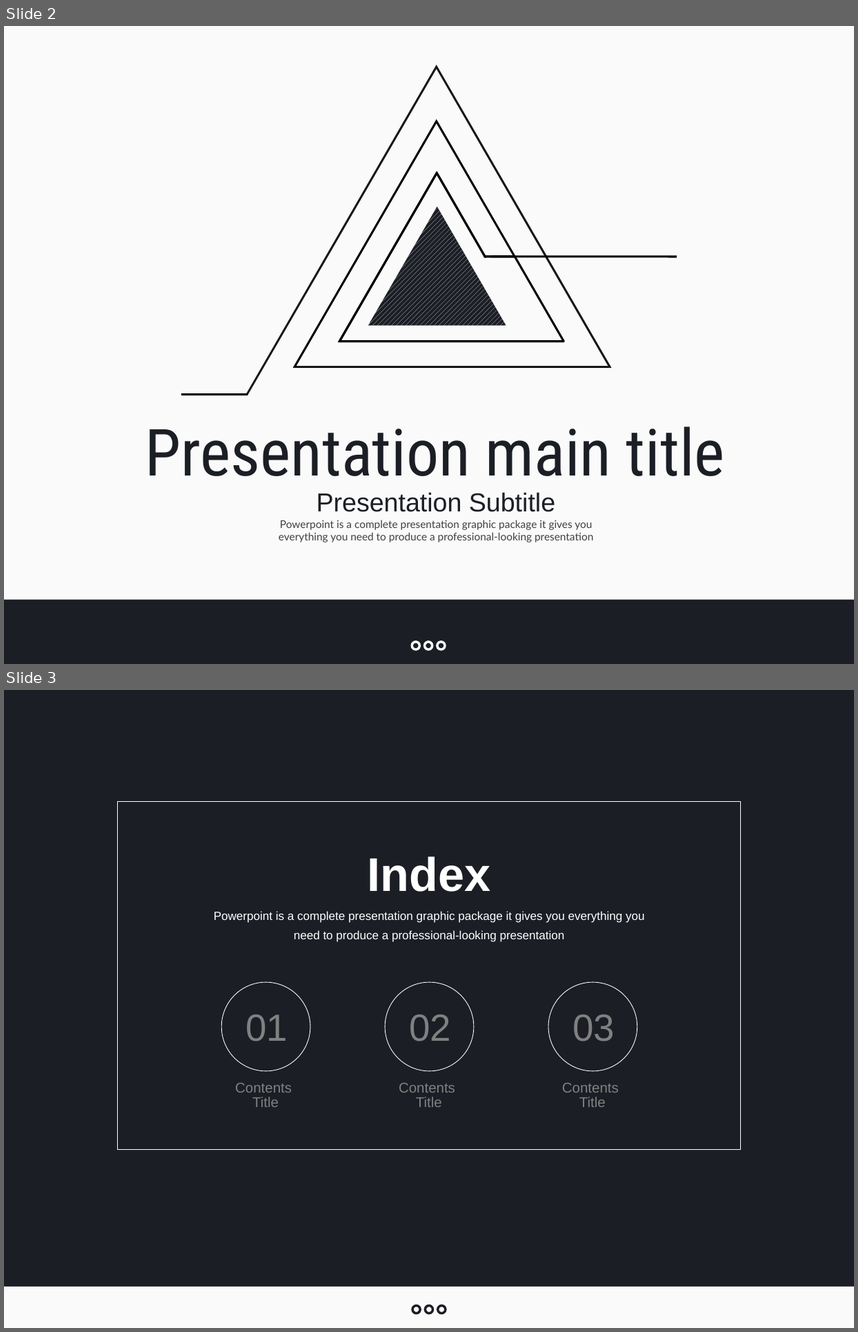
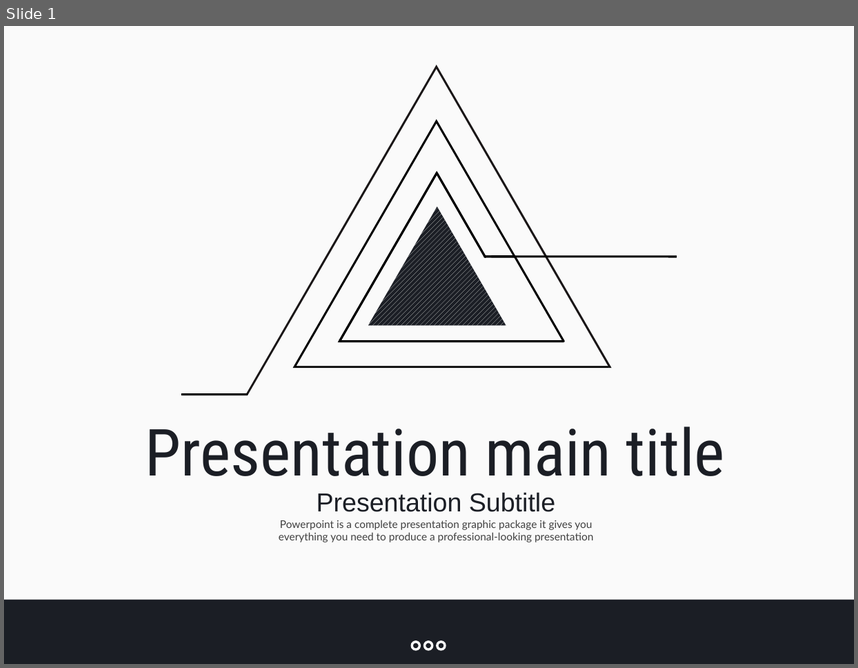
Before and after one commit to jangys/calendarProjectDocument, a slide deck: O0100010.pptx. Shown one above the other, each under a label of ours: slides 2 and 3 before the commit, slide 1 after it. The pictures are 858x1332 and 858x668 pixels, drawn with LibreOffice and Linux fonts; fonts in the diff are those of the drawing. Boxes give left, top, right and bottom in pixels: in the first picture for what was removed or moved away, otherwise in the second. Text is boxed around its words. In the diff, an @@ line names an element or a change of style, - is before the commit and + after.

```diff
--- a/O0100010.pptx
+++ b/O0100010.pptx
@@ slide 3 removed at [4, 690, 854, 1328], background #FFFFFF @@
@@ rectangle removed at [4, 690, 854, 1328] @@
@@ rectangle removed at [118, 801, 740, 1149] @@
@@ text removed at [368, 856, 491, 891] @@
-Index
@@ text removed at [214, 911, 645, 942] @@
-Powerpoint is a complete presentation graphic package it gives you everything you need to produce a professional-looking presentation
@@ ellipse removed at [221, 983, 310, 1071] @@
@@ ellipse removed at [385, 983, 473, 1071] @@
@@ ellipse removed at [548, 983, 637, 1071] @@
@@ text removed at [245, 1014, 288, 1041] @@
-01
@@ text removed at [409, 1014, 451, 1041] @@
-02
@@ text removed at [573, 1014, 615, 1041] @@
-03
@@ text removed at [235, 1083, 292, 1107] @@
-Contents
-Title
@@ text removed at [399, 1083, 455, 1107] @@
-Contents
-Title
@@ text removed at [562, 1083, 619, 1107] @@
-Contents
-Title
@@ rectangle removed at [4, 1286, 854, 1328] @@
@@ ellipse removed at [413, 1305, 421, 1313] @@
@@ ellipse removed at [425, 1305, 432, 1313] @@
@@ ellipse removed at [437, 1305, 445, 1313] @@
@@ what was slide 2 is now slide 1 @@
```
Also in this commit, not shown: 1 slide changed, 20 slides added, 2 other slides removed, 2 other files.
